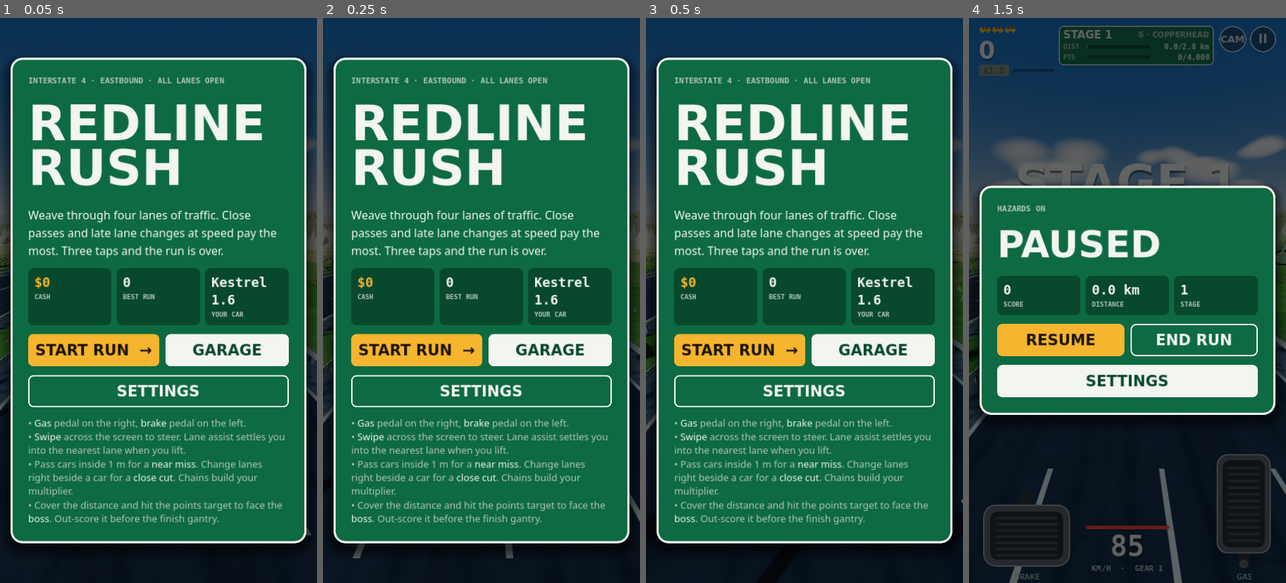
Above: before the commit, frames 1-4 (left to right).
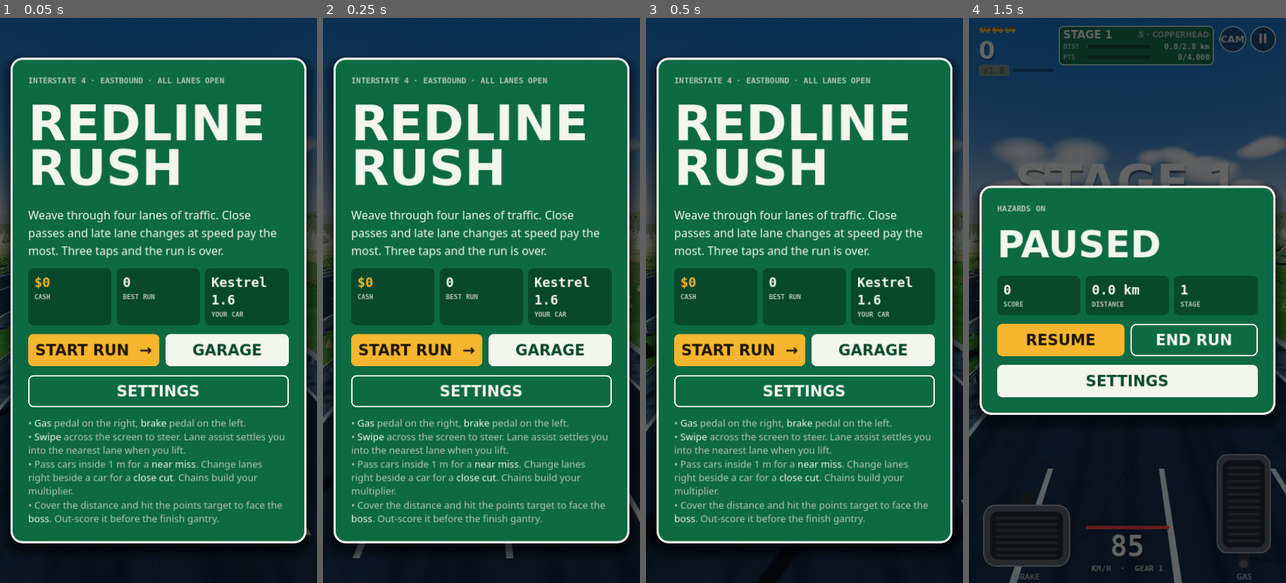
Above: after the commit, the same moments.

Repository: dexdev4/hesigame
Game: Godot game, scene res://scenes/main.tscn
Two runs of this game, one before a commit and one after it. Both use one fixed random seed, a clock stepped at 60 frames per second and the inputs below.
Inputs (mouse positions are in pixels of both pictures, inside the frame that each line leads up to):
- Up to frame 1 (0.05 s): no input
- Up to frame 2 (0.25 s): no input
- Up to frame 3 (0.5 s): no input
- Up to frame 4 (1.5 s): click "START RUN →" at 0.5 s; tap Enter at 1.25 s; move the mouse to (1197, 272) at 1.27 s; hold Right from 1.28 s (still down); tap P at 1.35 s; click (1197, 272) at 1.42 s

The runs differ from the first frame. In frame 1, less than 0.1% of the frame differs, in the area x 0-100%, y 37-59%; in frame 2, less than 0.1%; in frame 3, less than 0.1%; in frame 4, less than 0.1%, in the area x 0-100%, y 36-65%.

Commit message:
Straight steering without lane assist, sign text that fits, richer trees
- Wheel, button and tilt steering: with lane assist off and no input the
  steering target follows the car, so it keeps going straight instead of
  being pulled back to where the input was released.
- Sign text (exit gantries, exit tabs, billboards, overpass, km posts,
  finish gantry) is measured and shrunk to stay inside its sign face.
- Trees: spruces have five slightly offset, tilted tiers and a tip;
  leafy trees have a crown of clumps lit lighter on top, and branches;
  the distant treeline has two tiers.
- Showroom test views for signs, billboards and trees.

Co-Authored-By: Claude Opus 5.5 <noreply@anthropic.com>
Claude-Session: https://claude.ai/code/session_01V3t6tCQmwGKSinx7jPHTtZ

Diff:
--- a/scripts/game.gd
+++ b/scripts/game.gd
@@ -1071,6 +1071,8 @@
 			"close": [Vector3(-7.6, 1.5, 2.2), Vector3(-5.4, 0.7, -2.0)],
 			"m_front": [Vector3(1.6, 1.3, -21.0), Vector3(-1.8, 0.6, -15.4)], "m_rear": [Vector3(-4.6, 1.5, -7.4), Vector3(-1.8, 0.6, -15.0)],
 			"m_side": [Vector3(4.2, 1.1, -14.6), Vector3(-1.8, 0.6, -15.3)],
+			"sign": [Vector3(0.0, 5.0, -398.0), Vector3(0.0, 6.4, -420.0)], "bill": [Vector3(4.0, 5.0, -232.0), Vector3(22.0, 9.4, -260.0)],
+			"trees": [Vector3(9.0, 2.2, -10.0), Vector3(24.0, 4.0, -50.0)],
 			"t_rear": [Vector3(-9.5, 2.4, 6.0), Vector3(-1.0, 0.6, -6.0)], "t_front": [Vector3(9.0, 2.2, -24.0), Vector3(-1.0, 0.6, -9.0)]}
 		var v: Array = views.get(showroom, views.rear)
 		cam.global_transform = Transform3D(Basis(), v[0])
@@ -1325,10 +1327,15 @@
 		var lead := 1.7 * float(Save.setting("steer_sens"))
 		target_x = clampf(player.x + _steer_val * lead, -(Data.RAIL + 1.0), Data.RAIL + 1.0)
 		_steer_active = true
-	elif _steer_active:
+	elif _steer_active and Save.data.assist:
 		_steer_active = false
 		# lane assist: settle into the lane the car is heading for
-		target_x = Data.LANES[Data.nearest_lane(player.x + player.vx * 0.3)] if Save.data.assist else player.x
+		target_x = Data.LANES[Data.nearest_lane(player.x + player.vx * 0.3)]
+	elif not Save.data.assist:
+		# no input and no assist: the steering is straight, so the car just keeps
+		# going where it is (the target follows it instead of pulling it back)
+		_steer_active = false
+		target_x = player.x
 
 
 var _tilt_zero := 0.0
--- a/scripts/scenery.gd
+++ b/scripts/scenery.gd
@@ -255,19 +255,39 @@
 			var h: float = (6.0 + it.k * 6.0) * s
 			var r: float = (1.6 + it.k) * s
 			var green := (Color("#24402a") if it.k > 0.75 else Color("#2c4a2c")).lightened(tint) if tint > 0 else (Color("#24402a") if it.k > 0.75 else Color("#2c4a2c")).darkened(-tint)
-			for t in 3:
-				var f := 1.0 - t * 0.28
-				pines.append([Transform3D(Basis().scaled(Vector3(r * f, h * 0.5 * f, r * f)), pos + Vector3(0, trunk_h + h * (0.12 + t * 0.26), 0)),
-					green.lightened(t * 0.04)])
+			# five tiers of branches, each a little smaller, slightly off-centre and
+			# tilted, alternating darker and lighter needles, with a thin tip
+			for t in 5:
+				var f := 1.0 - t * 0.17
+				var jit := Vector3(vr.randf_range(-0.08, 0.08), 0, vr.randf_range(-0.08, 0.08)) * r
+				var tilt := Basis(Vector3(vr.randf_range(-1, 1), 0, vr.randf_range(-1, 1)).normalized(), vr.randf_range(0.0, 0.08))
+				var shade := green.lightened(0.05) if t % 2 == 0 else green.darkened(0.06)
+				pines.append([Transform3D(tilt.scaled(Vector3(r * f, h * 0.34 * f, r * f)), pos + jit + Vector3(0, trunk_h + h * (0.06 + t * 0.16), 0)), shade])
+			pines.append([Transform3D(Basis().scaled(Vector3(r * 0.18, h * 0.22, r * 0.18)), pos + Vector3(0, trunk_h + h * 0.9, 0)), green.lightened(0.08)])
 			shadows.append(Transform3D(Basis().scaled(Vector3(r * 2.6, 1, r * 2.6)), pos + Vector3(0.6, 0.03, 0.3)))
 		else:
 			var r2: float = (2.0 + it.k * 3.0) * s
 			var leaf_c := (Color("#3e5a2e") if it.k > 0.25 else Color("#4c6a35")).lerp(Color("#6b7a3a"), vr.randf() * 0.35)
 			if birch:
 				leaf_c = Color("#6f8a3e")
-			crowns.append([Transform3D(Basis().scaled(Vector3(r2, r2 * 0.9, r2)), pos + Vector3(0, trunk_h + r2 * 0.55, 0)), leaf_c])
-			crowns.append([Transform3D(Basis().scaled(Vector3(r2, r2, r2) * 0.6), pos + Vector3(r2 * 0.45, trunk_h + r2 * 0.9, r2 * 0.2)), leaf_c.lightened(0.08)])
-			crowns.append([Transform3D(Basis().scaled(Vector3(r2, r2, r2) * 0.55), pos + Vector3(-r2 * 0.4, trunk_h + r2 * 0.75, -r2 * 0.25)), leaf_c.darkened(0.08)])
+			# main crown plus clumps of leaves round it, lighter on top where the sun hits
+			crowns.append([Transform3D(Basis().scaled(Vector3(r2, r2 * 0.85, r2) * 0.85), pos + Vector3(0, trunk_h + r2 * 0.55, 0)), leaf_c.darkened(0.05)])
+			for q in 6:
+				var ang := TAU * q / 6.0 + vr.randf_range(-0.4, 0.4)
+				var up := vr.randf_range(0.25, 1.05)
+				var cs := r2 * vr.randf_range(0.42, 0.62)
+				var off := Vector3(cos(ang) * r2 * 0.55, trunk_h + r2 * (0.3 + up * 0.55), sin(ang) * r2 * 0.55)
+				crowns.append([Transform3D(Basis().scaled(Vector3(cs, cs * 0.85, cs)), pos + off), leaf_c.lightened(0.03 + up * 0.08) if up > 0.6 else leaf_c.darkened(0.04)])
+			crowns.append([Transform3D(Basis().scaled(Vector3(r2, r2, r2) * 0.5), pos + Vector3(0, trunk_h + r2 * 1.15, 0)), leaf_c.lightened(0.12)])
+			# a few branches leaving the trunk into the crown
+			for q in 3:
+				var ang2 := TAU * q / 3.0 + vr.randf()
+				var dir := Vector3(cos(ang2) * 0.6, 1.0, sin(ang2) * 0.6).normalized()
+				var bl := r2 * 0.9
+				var bx := Vector3.UP.cross(dir).normalized()
+				var bz := bx.cross(dir).normalized()
+				var bb := Basis(bx * s * 0.45, dir * bl, bz * s * 0.45)
+				trunks.append([Transform3D(bb, pos + Vector3(0, trunk_h * 0.85, 0) + dir * bl * 0.5), bark.darkened(0.05)])
 			shadows.append(Transform3D(Basis().scaled(Vector3(r2 * 2.4, 1, r2 * 2.4)), pos + Vector3(r2 * 0.4, 0.03, r2 * 0.2)))
 
 	# grass tufts and rocks along the verges and median, and a dense treeline in the distance
@@ -298,7 +318,9 @@
 			var x4 := Data.RAIL + vr.randf_range(75.0, 170.0) if vr.randf() < 0.5 else OPP_X - Data.RAIL - vr.randf_range(75.0, 170.0)
 			var th := vr.randf_range(9.0, 16.0)
 			var tr := vr.randf_range(2.2, 3.6)
-			pines.append([Transform3D(Basis().scaled(Vector3(tr, th, tr)), Vector3(x4, th / 2.0, z4)), Color("#2a4229").lerp(Color("#3b5230"), vr.randf())])
+			var tc := Color("#2a4229").lerp(Color("#3b5230"), vr.randf())
+			pines.append([Transform3D(Basis().scaled(Vector3(tr, th * 0.62, tr)), Vector3(x4, th * 0.31, z4)), tc])
+			pines.append([Transform3D(Basis().scaled(Vector3(tr * 0.7, th * 0.55, tr * 0.7)), Vector3(x4, th * 0.7, z4)), tc.lightened(0.05)])
 
 	var trunk_mesh := CylinderMesh.new()
 	trunk_mesh.top_radius = 0.16
@@ -475,6 +497,7 @@
 	lbl.pixel_size = 0.0075
 	lbl.modulate = Color("#f3f5ef")
 	lbl.position = Vector3(0, 5.5, 0.24)
+	_fit(lbl, 0.0075, 7.3, 1.4)
 	_gantry.add_child(lbl)
 	_gantry.visible = false
 
@@ -496,7 +519,9 @@
 		c.queue_free()
 
 
-func _label(text: String, size: int, px: float, col: Color, pos: Vector3) -> Label3D:
+## Text for a sign. If max_w/max_h are given (metres), the text is shrunk so
+## it always stays inside the sign face.
+func _label(text: String, size: int, px: float, col: Color, pos: Vector3, max_w := 0.0, max_h := 0.0) -> Label3D:
 	var l := Label3D.new()
 	l.text = text
 	l.font_size = size
@@ -505,7 +530,19 @@
 	l.position = pos
 	l.outline_size = 0
 	l.line_spacing = -4
+	if max_w > 0.0:
+		_fit(l, px, max_w, max_h)
 	return l
+
+
+static func _fit(l: Label3D, px: float, max_w: float, max_h: float) -> void:
+	var sz := ThemeDB.fallback_font.get_multiline_string_size(l.text, HORIZONTAL_ALIGNMENT_CENTER, -1, l.font_size, -1, TextServer.BREAK_MANDATORY)
+	var k := 1.0
+	if sz.x * px > max_w:
+		k = minf(k, max_w / (sz.x * px))
+	if max_h > 0.0 and sz.y * px > max_h:
+		k = minf(k, max_h / (sz.y * px))
+	l.pixel_size = px * k
 
 
 func _setup_sign_gantry(n: Node3D, k: int) -> void:
@@ -525,9 +562,9 @@
 	parts[M.white].append([Vector3(5.6, 5.0, 0.26), Vector3(2.4, 0.5, 0.05)])
 	n.add_child(_merged(parts))
 	var white := Color("#f3f5ef")
-	n.add_child(_label("%s\n%s" % [a, "1 km"], 150, 0.011, white, Vector3(3.7, 6.55, 0.32)))
-	n.add_child(_label("%s   %d\n%s   %d" % [b, 12 + posmod(k * 13, 60), c, 40 + posmod(k * 17, 90)], 130, 0.01, white, Vector3(-3.4, 6.5, 0.32)))
-	var ex := _label("EXIT %d" % exit_no, 90, 0.008, Color("#0d6a42"), Vector3(5.6, 5.0, 0.3))
+	n.add_child(_label("%s\n%s" % [a, "1 km"], 150, 0.011, white, Vector3(3.7, 6.5, 0.32), 5.6, 2.0))
+	n.add_child(_label("%s   %d\n%s   %d" % [b, 12 + posmod(k * 13, 60), c, 40 + posmod(k * 17, 90)], 130, 0.01, white, Vector3(-3.4, 6.5, 0.32), 5.6, 2.0))
+	var ex := _label("EXIT %d" % exit_no, 90, 0.008, Color("#0d6a42"), Vector3(5.6, 5.0, 0.3), 2.1, 0.4)
 	n.add_child(ex)
 
 
@@ -553,7 +590,7 @@
 		parts[M.concrete_dark].append([Vector3(ex, 2.3, 0), Vector3(16.0, 3.0, 14.0), Basis(Vector3.BACK, s * 0.42)])
 		parts[M.concrete].append([Vector3(ex - s * 7.8, 3.8, 0), Vector3(1.4, 7.6, 13.0)])
 	n.add_child(_merged(parts))
-	var stripe := _label("REDLINE COUNTY", 120, 0.012, Color("#5b5953"), Vector3(-2.0, 7.05, 6.02))
+	var stripe := _label("REDLINE COUNTY", 120, 0.012, Color("#5b5953"), Vector3(-2.0, 7.05, 6.02), 14.0, 0.6)
 	n.add_child(stripe)
 
 
@@ -575,8 +612,8 @@
 	parts[bg].append([Vector3(0, 9.4, 0.08), Vector3(12.2, 4.4, 0.3)])
 	root.add_child(_merged(parts))
 	var fg := Color(ad[3])
-	root.add_child(_label(ad[0], 220, 0.02, fg, Vector3(0, 10.1, 0.26)))
-	root.add_child(_label(ad[1], 110, 0.016, fg, Vector3(0, 8.4, 0.26)))
+	root.add_child(_label(ad[0], 220, 0.02, fg, Vector3(0, 10.2, 0.26), 11.2, 1.9))
+	root.add_child(_label(ad[1], 110, 0.016, fg, Vector3(0, 8.4, 0.26), 11.2, 1.0))
 
 
 func _setup_farm(n: Node3D, k: int) -> void:
@@ -711,7 +748,10 @@
 	if next_km < 1000.0:
 		next_km = 1000.0
 	_km_sign.position.z = -(next_km - base_z)
-	_km_label.text = "km %d" % int(next_km / 1000.0)
+	var km_text := "km %d" % int(next_km / 1000.0)
+	if _km_label.text != km_text:
+		_km_label.text = km_text
+		_fit(_km_label, 0.006, 1.25, 0.75)
 	_km_sign.visible = next_km - base_z < VIEW_AHEAD
 	if finish_z >= 0.0 and finish_z - base_z < VIEW_AHEAD and finish_z - base_z > -VIEW_BEHIND:
 		_gantry.visible = true
